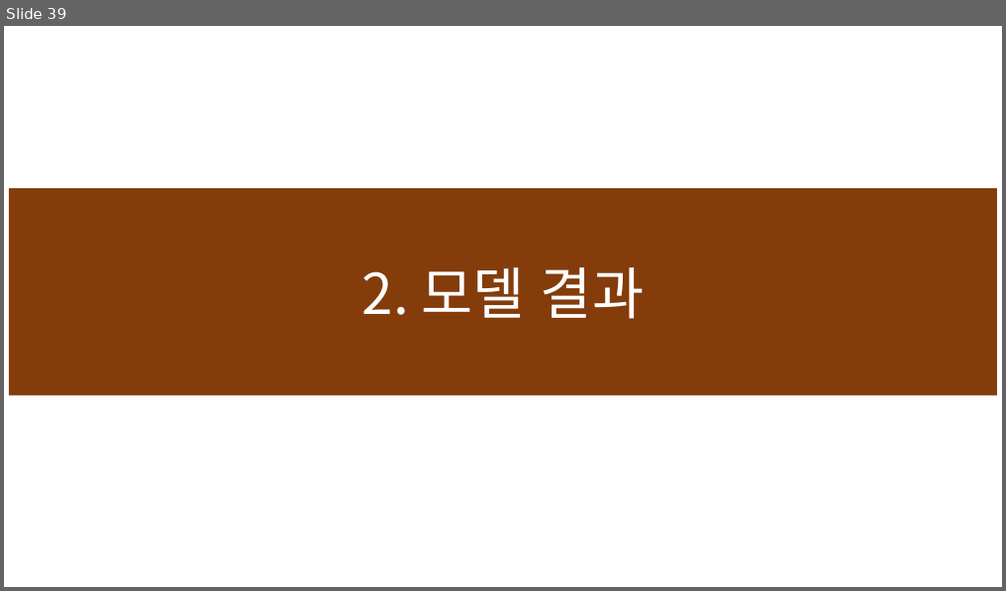
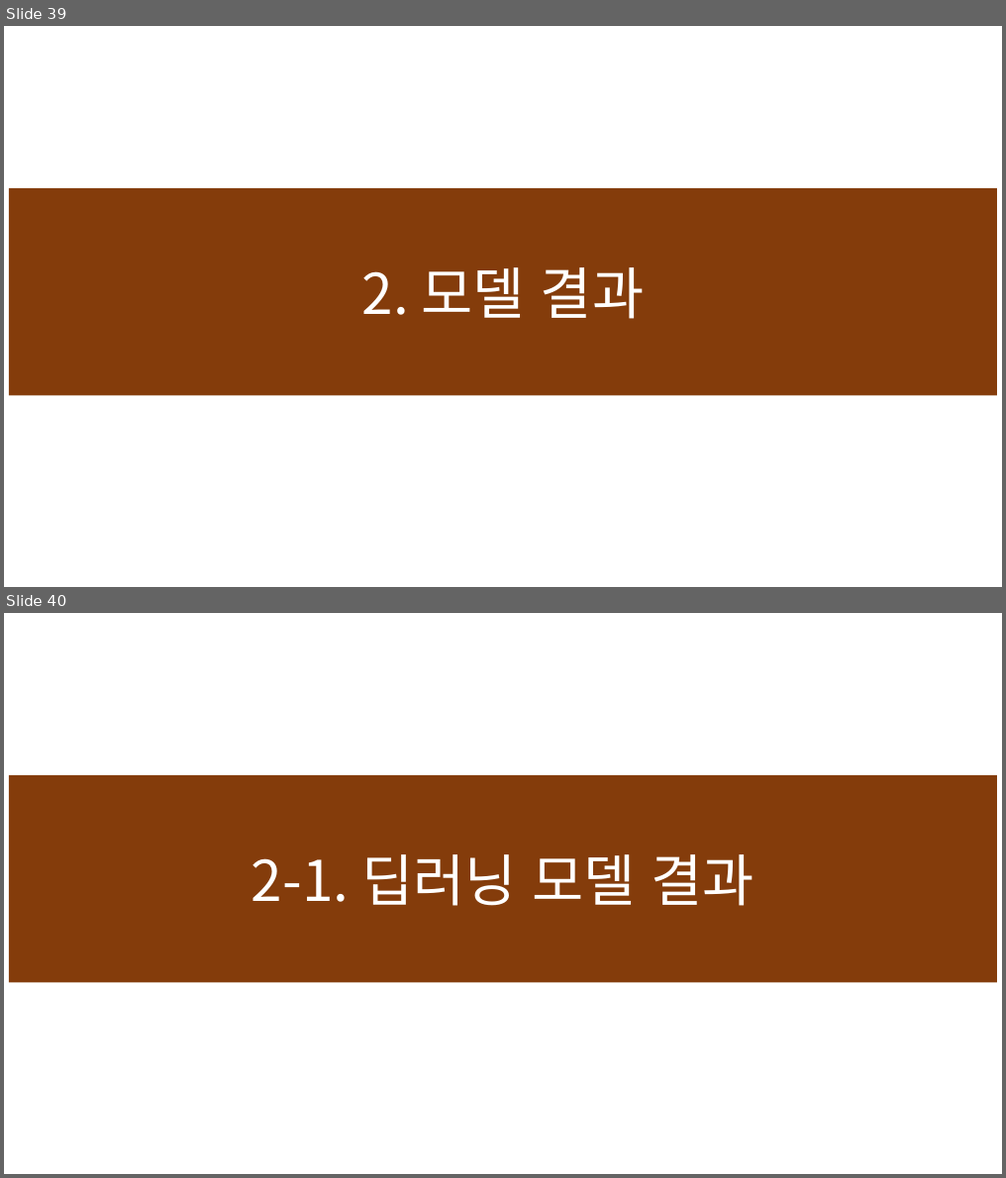
Before and after one commit to devna0111/FlowCast, a slide deck: presentation/Model 설명서.pptx. Shown one above the other, each under a label of ours: slide 39 before the commit, slides 39 and 40 after it. The pictures are 1006x591 and 1006x1178 pixels, drawn with LibreOffice and Linux fonts; fonts in the diff are those of the drawing. Boxes give left, top, right and bottom in pixels: in the first picture for what was removed or moved away, otherwise in the second. Text is boxed around its words. In the diff, an @@ line names an element or a change of style, - is before the commit and + after.

```diff
--- a/presentation/Model 설명서.pptx
+++ b/presentation/Model 설명서.pptx
@@ slide 40 added at [4,613,1002,1174], background #FFFFFF @@
@@ rectangle added at [9,775,997,983], fill #843C0B, 54 pt, text #FFFFFF @@
+2-1. 딥러닝 모델 결과
```
Also in this commit, not shown: 7 slides changed, 11 other slides added, 1 slide removed, 1 other file.
